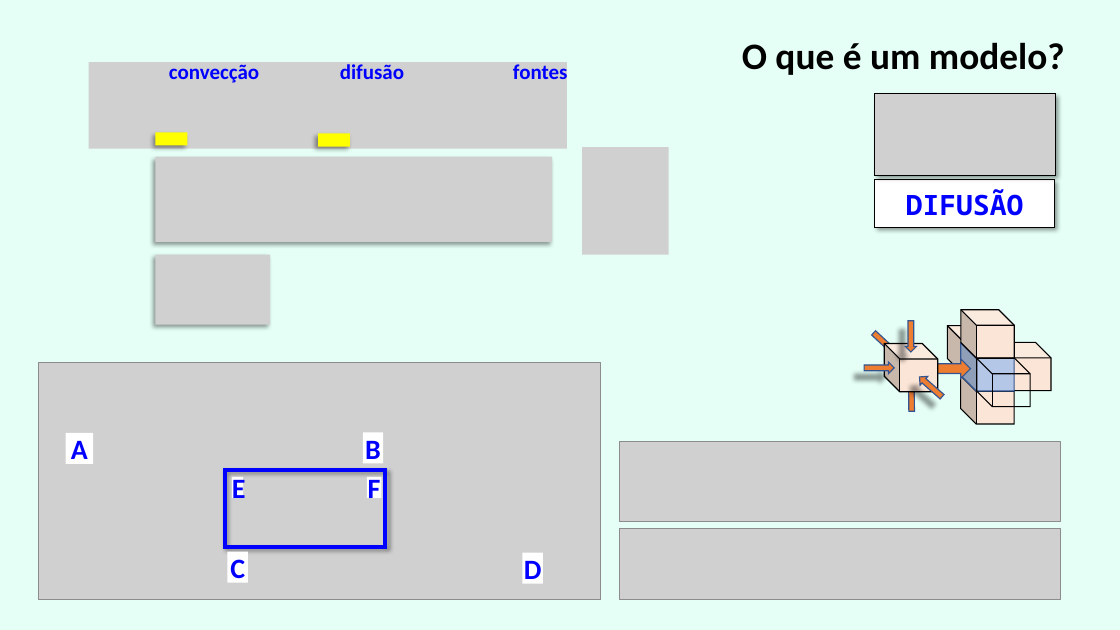
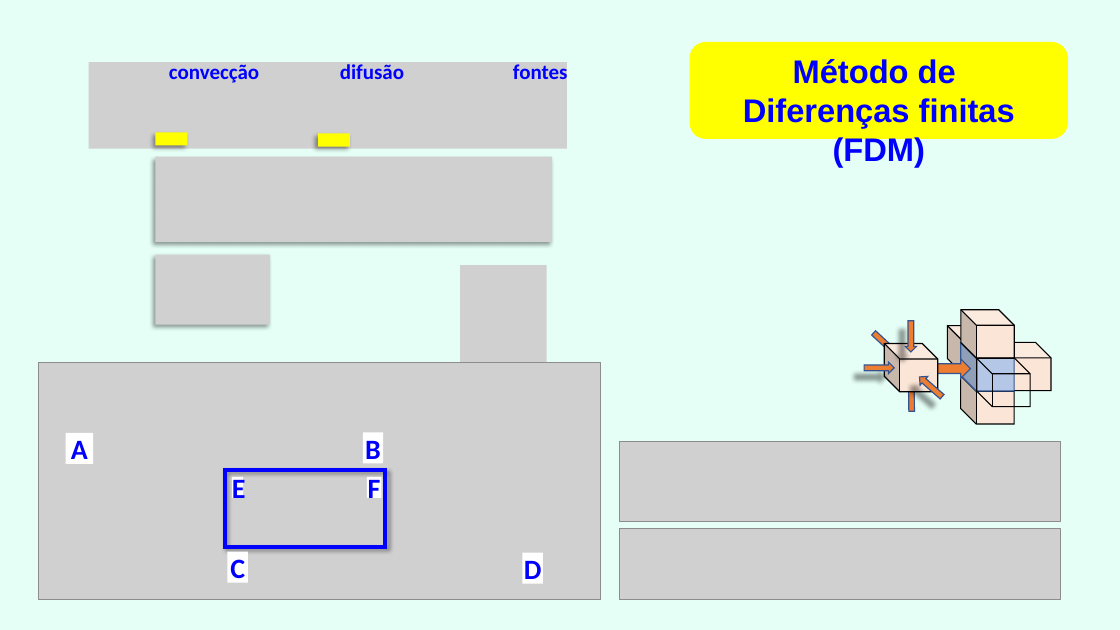
Before and after one commit to grossiRM/AM_FEG, a slide deck: slide 6 of Plano_V02_iii_AM_FEG/d_Topicos Especiais - Introducao a Manufatura Aditiva para Metais.pptx (slide 7 before the commit). Drawn at 1120x630 pixels with LibreOffice and Linux fonts; fonts in the diff are those of the drawing; grey boxes stand for pictures. Boxes give left, top, right and bottom in pixels: in the first picture for what was removed or moved away, otherwise in the second. Text is boxed around its words. In the diff, an @@ line names an element or a change of style, - is before the commit and + after.

```diff
--- a/Plano_V02_iii_AM_FEG/d_Topicos Especiais - Introducao a Manufatura Aditiva para Metais.pptx
+++ b/Plano_V02_iii_AM_FEG/d_Topicos Especiais - Introducao a Manufatura Aditiva para Metais.pptx
@@ rounded rectangle added at (690,42,1068,139), fill #FFFF00, 28 pt, text #0000FF, bold @@
+Método de
+Diferenças finitas (FDM)
@@ text removed at (742,42,1065,75) @@
-O que é um modelo?
@@ picture removed at (875,94,1056,176) @@
@@ picture removed at (582,147,669,255) @@
@@ rectangle removed at (875,180,1055,228) @@
-DIFUSÃO
@@ picture added at (460,266,547,373) @@
```
Also in this commit, not shown: 10 other slides changed, 6 slides removed, 1 other file.
